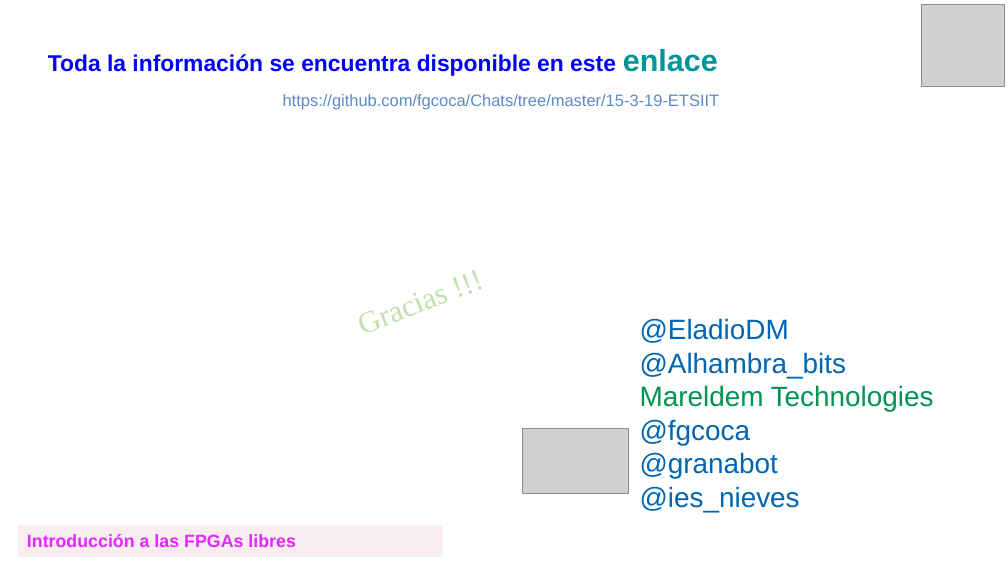
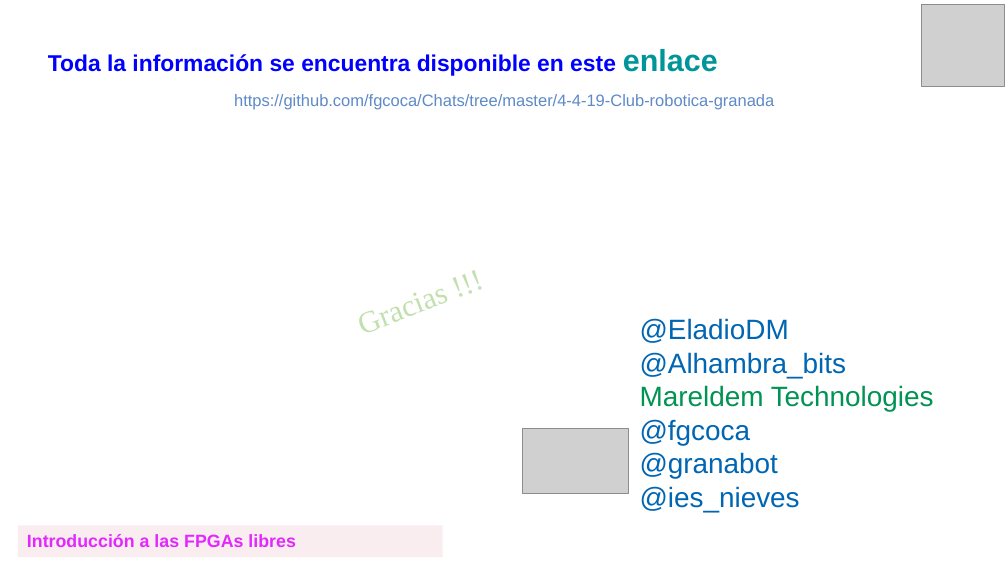
Before and after one commit to fgcoca/Chats, a slide deck: slide 10 of Presentacion/Taller-FPGAs-Club-Robotica-Granada.odp. Drawn at 1008x567 pixels with LibreOffice and Linux fonts; fonts in the diff are those of the drawing; grey boxes stand for pictures; background and template pictures are left out. Boxes give left, top, right and bottom in pixels: in the first picture for what was removed or moved away, otherwise in the second. Text is boxed around its words. In the diff, an @@ line names an element or a change of style, - is before the commit and + after.

```diff
--- a/Presentacion/Taller-FPGAs-Club-Robotica-Granada.odp
+++ b/Presentacion/Taller-FPGAs-Club-Robotica-Granada.odp
@@ text at [234,94,774,109]: text changed @@
-https://github.com/fgcoca/Chats/tree/master/15-3-19-ETSIIT
+https://github.com/fgcoca/Chats/tree/master/4-4-19-Club-robotica-granada
```
Also in this commit, not shown: 1 other file.
